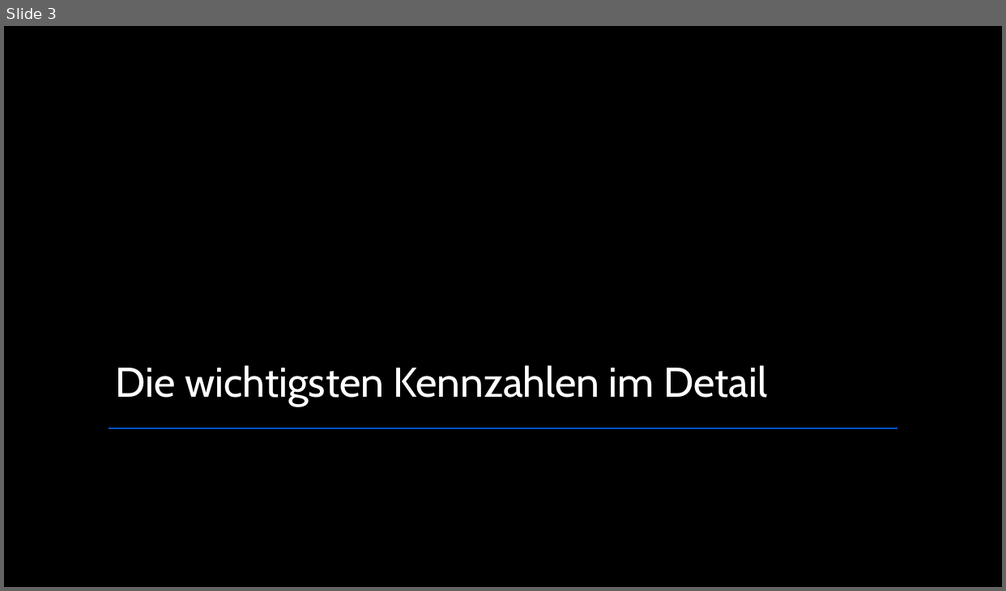
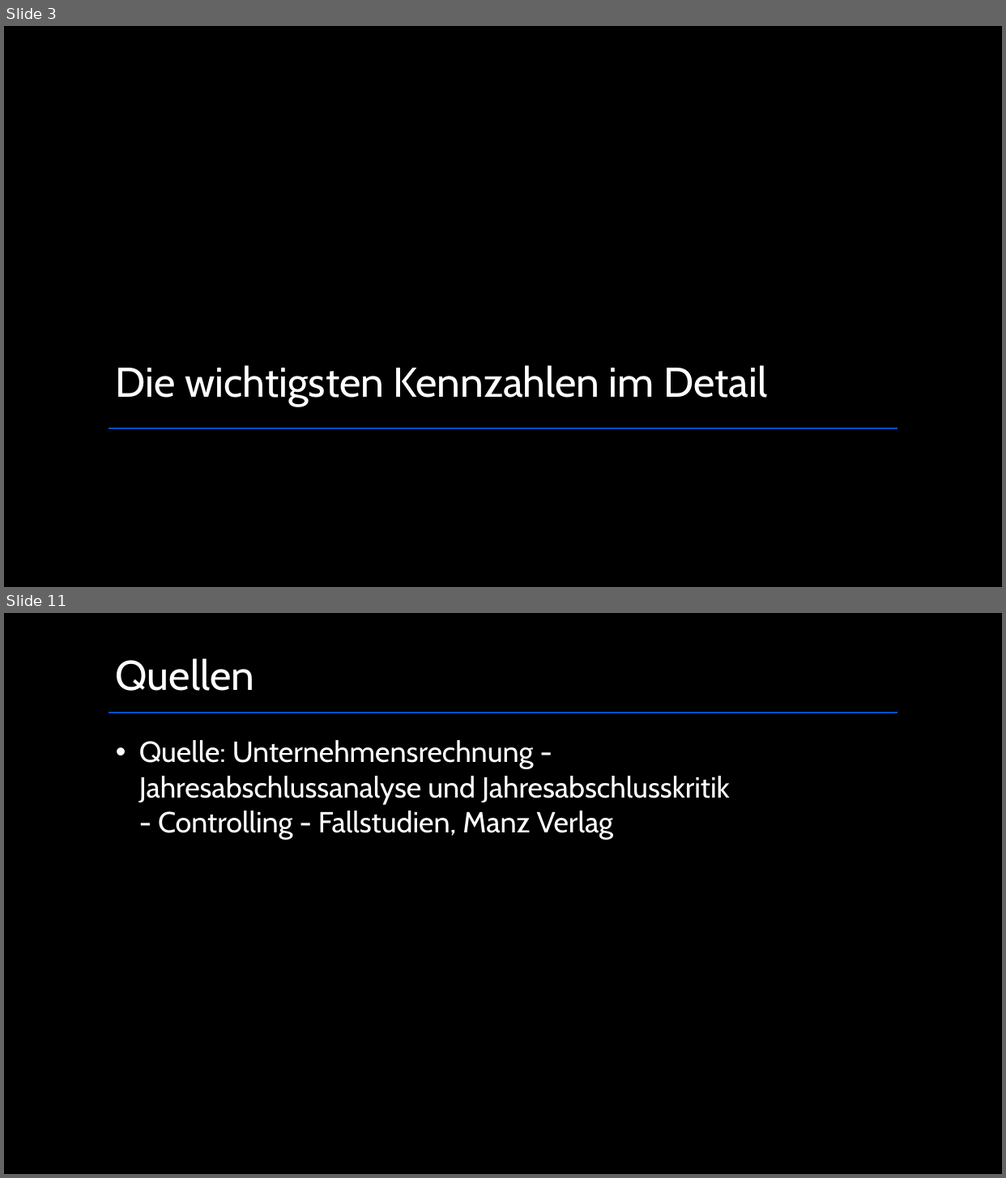
Before and after one commit to maHlavacek/Kennzahlen-BWM, a slide deck: Presentation-Kennzahlen.pptx. Shown one above the other, each under a label of ours: slide 3 before the commit, slides 3 and 11 after it; the slides between them are not shown. The pictures are 1006x591 and 1006x1178 pixels, drawn with LibreOffice and Linux fonts; fonts in the diff are those of the drawing. Boxes give left, top, right and bottom in pixels: in the first picture for what was removed or moved away, otherwise in the second. Text is boxed around its words. In the diff, an @@ line names an element or a change of style, - is before the commit and + after.

```diff
--- a/Presentation-Kennzahlen.pptx
+++ b/Presentation-Kennzahlen.pptx
@@ slide 11 added at <box>4,613,1002,1174</box>, background #000000 @@
@@ text added at <box>116,658,254,691</box>, 40 pt, text #FFFFFF @@
+Quellen
@@ line added from (108, 713) to (898, 713), #0052C8 1.5 pt @@
@@ text added at <box>139,740,730,840</box>, 28 pt, text #FFFFFF @@
+• Quelle: Unternehmensrechnung - Jahresabschlussanalyse und Jahresabschlusskritik - Controlling - Fallstudien, Manz Verlag
```
Also in this commit, not shown: 7 slides changed.
